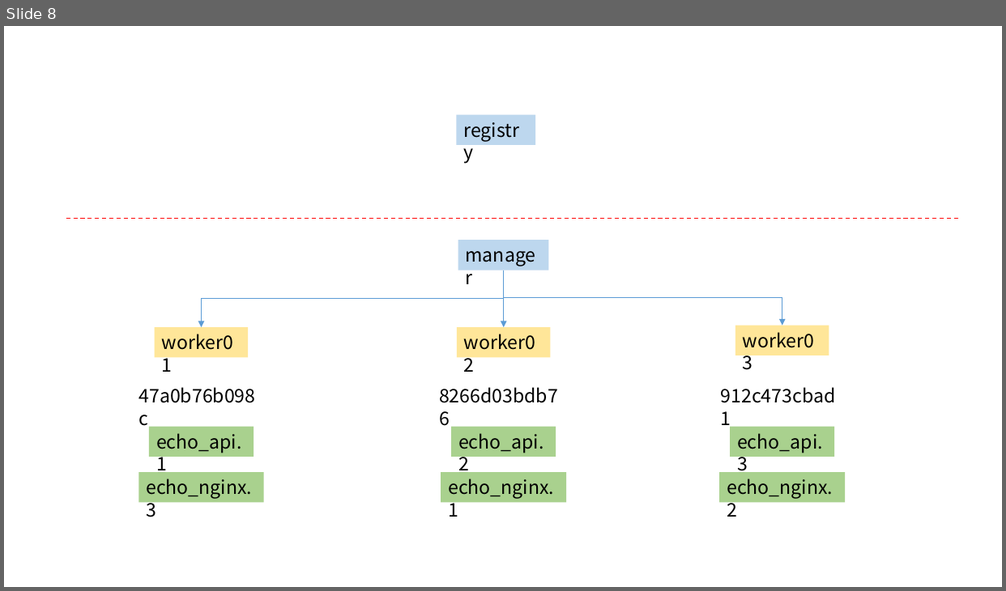
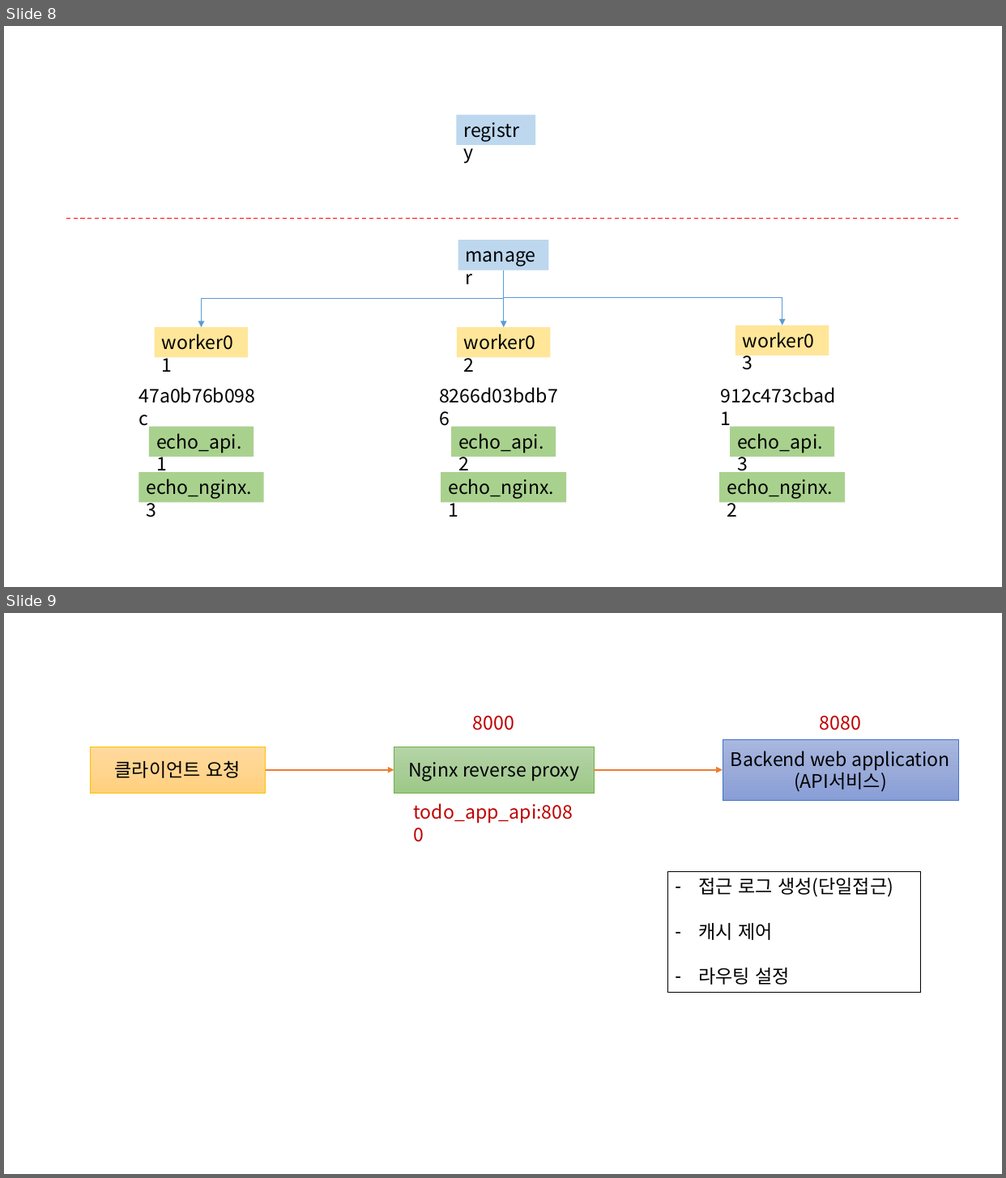
Before and after one commit to profornnan/TIL, a slide deck: Docker/docker.pptx. Shown one above the other, each under a label of ours: slide 8 before the commit, slides 8 and 9 after it. The pictures are 1006x591 and 1006x1178 pixels, drawn with LibreOffice and Linux fonts; fonts in the diff are those of the drawing. Boxes give left, top, right and bottom in pixels: in the first picture for what was removed or moved away, otherwise in the second. Text is boxed around its words. In the diff, an @@ line names an element or a change of style, - is before the commit and + after.

```diff
--- a/Docker/docker.pptx
+++ b/Docker/docker.pptx
@@ slide 9 added at [4, 613, 1002, 1174], background #FFFFFF @@
@@ text added at [473, 715, 514, 730], 18 pt, text #C00000 @@
+8000
@@ text added at [820, 715, 861, 730], 18 pt, text #C00000 @@
+8080
@@ rectangle added at [90, 747, 266, 793], fill gradient #FFDB9E to #FFD590 to #FFD07C, outline #FFC000 0.5 pt, 18 pt, text #000000 @@
+클라이언트 요청
@@ rectangle added at [394, 747, 594, 793], fill gradient #B5D5A7 to #AACE9A to #9CC987, outline #70AD47 0.5 pt, 18 pt, text #000000 @@
+Nginx reverse proxy
@@ rectangle added at [722, 739, 958, 800], fill gradient #A8B7DF to #9AABD9 to #889ED7, outline #4472C4 0.5 pt, 18 pt, text #000000 @@
+Backend web application
+(API서비스)
@@ arrow added from (266, 770) to (394, 770), #ED7D31 1.5 pt @@
@@ arrow added from (594, 770) to (722, 770), #ED7D31 1.5 pt @@
@@ text added at [414, 803, 573, 824], 18 pt, text #C00000 @@
+todo_app_api:8080
@@ rectangle added at [668, 871, 921, 993], outline #000000 0.75 pt, 18 pt, text #000000 @@
+– 접근 로그 생성(단일접근)
+– 캐시 제어
+– 라우팅 설정
```
Also in this commit, not shown: 1 other slide added, 16 other files.
